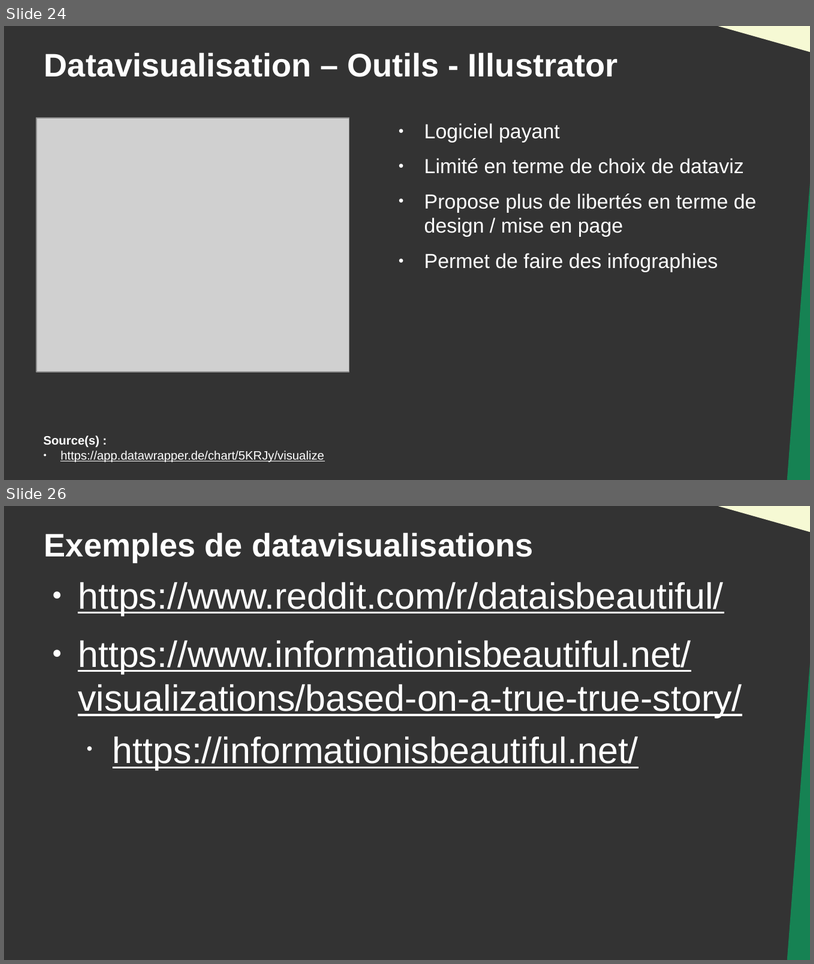
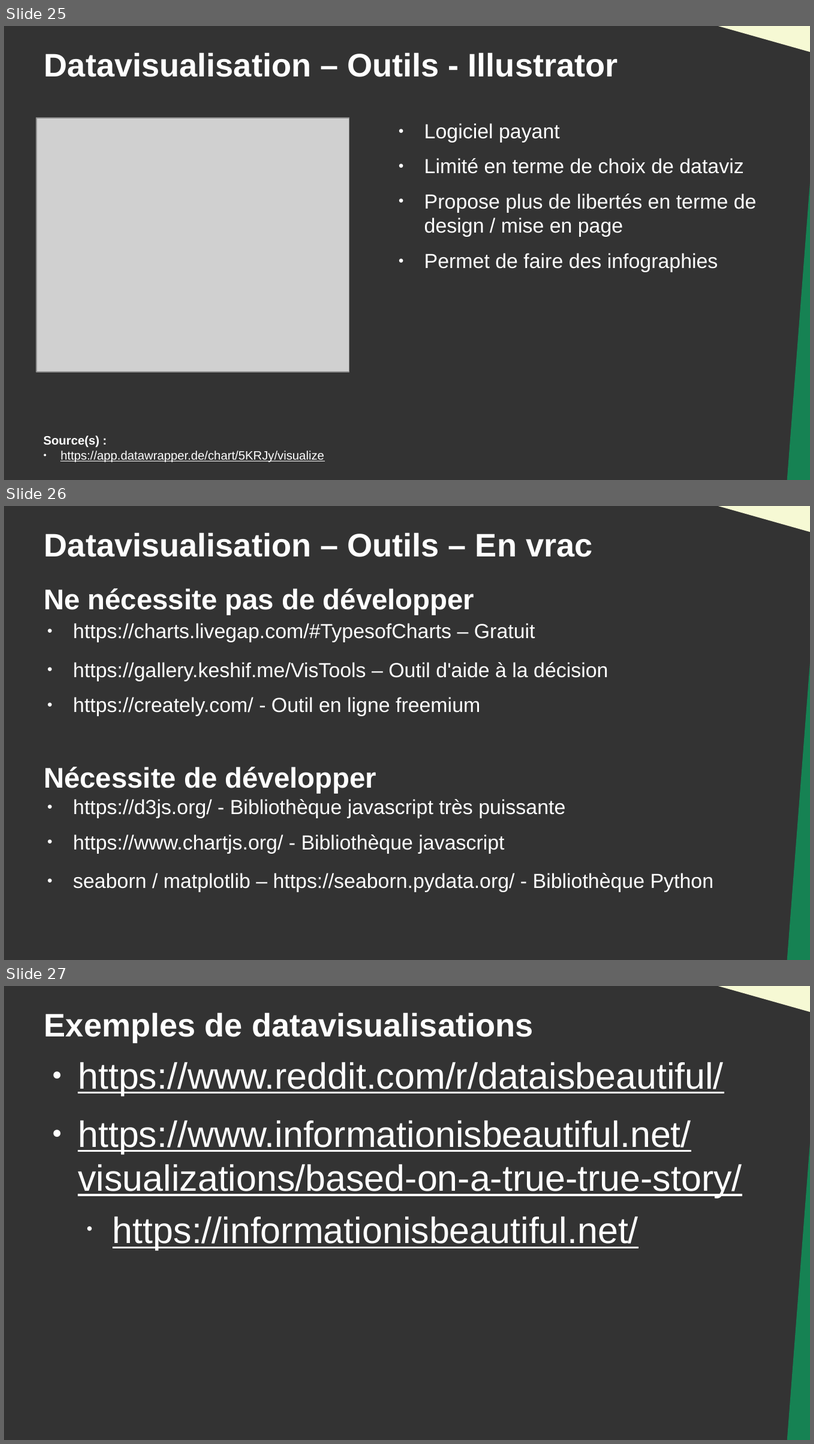
Before and after one commit to DanYellow/cours, a slide deck: data-journalisme-s4/travaux-pratiques/numero-4/presentation.odp. Shown one above the other, each under a label of ours: slides 24 and 26 before the commit, slides 25, 26 and 27 after it; the slides between them are not shown. The pictures are 814x964 and 814x1444 pixels, drawn with LibreOffice and Linux fonts; fonts in the diff are those of the drawing; grey boxes stand for pictures. Boxes give left, top, right and bottom in pixels: in the first picture for what was removed or moved away, otherwise in the second. Text is boxed around its words. In the diff, an @@ line names an element or a change of style, - is before the commit and + after.

```diff
--- a/data-journalisme-s4/travaux-pratiques/numero-4/presentation.odp
+++ b/data-journalisme-s4/travaux-pratiques/numero-4/presentation.odp
@@ slide 26 added at (x1=4, y1=506, x2=810, y2=960), background #333333 @@
@@ right triangle added at (x1=699, y1=506, x2=810, y2=534), fill #F6F9D4 @@
@@ title added at (x1=44, y1=532, x2=593, y2=557), 32 pt, text #FFFFFF, bold @@
+Datavisualisation – Outils – En vrac
@@ title added at (x1=44, y1=588, x2=475, y2=615), 28 pt, text #FFFFFF, bold @@
+Ne nécessite pas de développer
@@ text added at (x1=73, y1=623, x2=608, y2=716), 20 pt, text #FFFFFF @@
+● https://charts.livegap.com/#TypesofCharts – Gratuit
+● https://gallery.keshif.me/VisTools – Outil d'aide à la décision
+● https://creately.com/ - Outil en ligne freemium
@@ right triangle added at (x1=788, y1=647, x2=810, y2=960), fill #168253 @@
@@ title added at (x1=44, y1=766, x2=377, y2=793), 28 pt, text #FFFFFF, bold @@
+Nécessite de développer
@@ text added at (x1=73, y1=799, x2=714, y2=892), 20 pt, text #FFFFFF @@
+● https://d3js.org/ - Bibliothèque javascript très puissante
+● https://www.chartjs.org/ - Bibliothèque javascript
+● seaborn / matplotlib – https://seaborn.pydata.org/ - Bibliothèque Python
@@ what was slide 24 is now slide 25 @@
@@ what was slide 26 is now slide 27 @@
```
Also in this commit, not shown: 7 slides changed, 9 other slides added, 5 other files.
